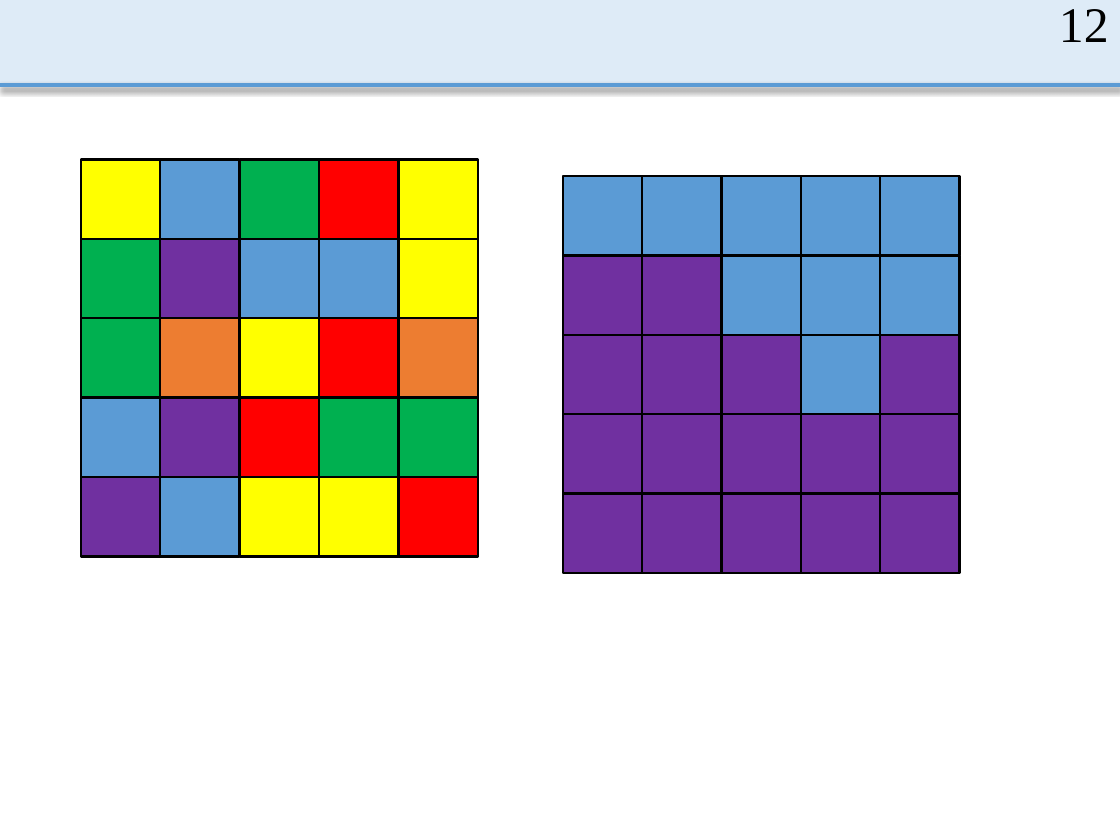
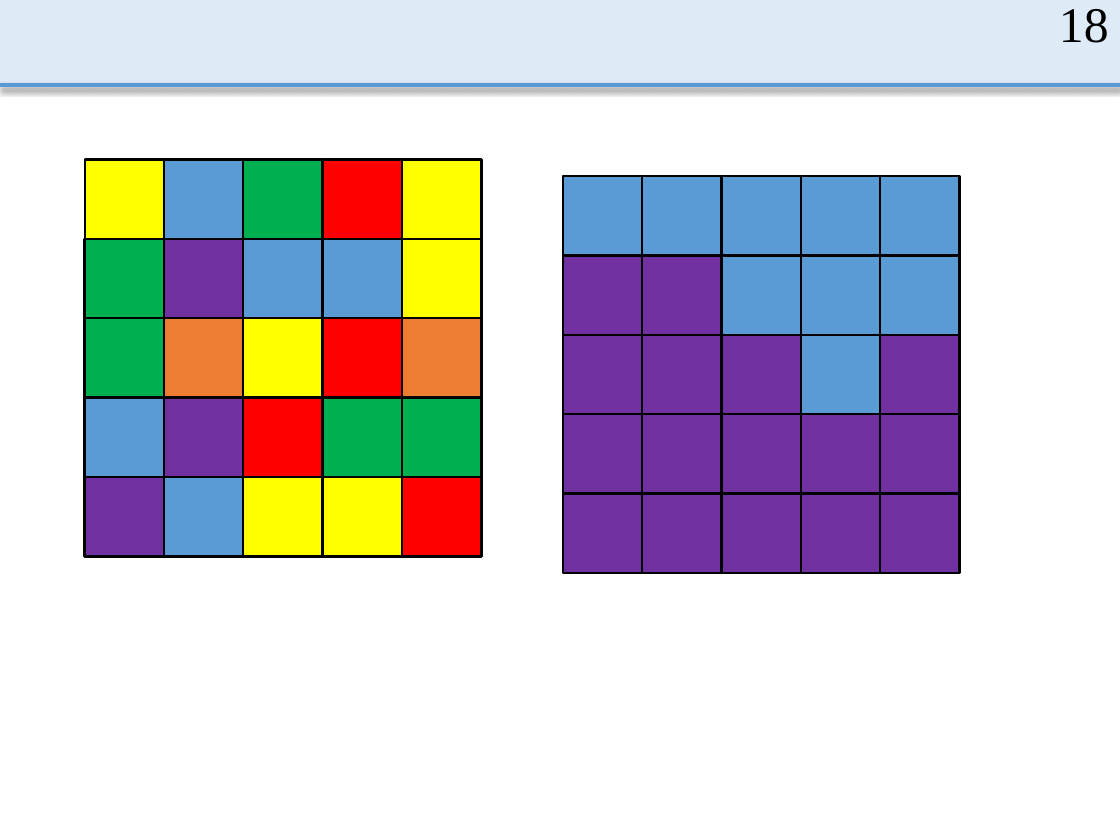
Before and after one commit to MasayaOda/SR, a slide deck: slide 18 of 中間発表.pptx (slide 12 before the commit). Drawn at 1120x840 pixels with LibreOffice and Linux fonts; fonts in the diff are those of the drawing. Boxes give left, top, right and bottom in pixels: in the first picture for what was removed or moved away, otherwise in the second. Text is boxed around its words. In the diff, an @@ line names an element or a change of style, - is before the commit and + after.

```diff
--- a/中間発表.pptx
+++ b/中間発表.pptx
@@ page number at <box>1059,9,1109,43</box>: text changed @@
-12
+18
@@ 25 rectangles: place and size @@
-25 rectangles at <box>81,159,478,557</box>
+25 rectangles at <box>85,159,482,557</box>
```
Also in this commit, not shown: 13 other slides changed, 2 slides added.
